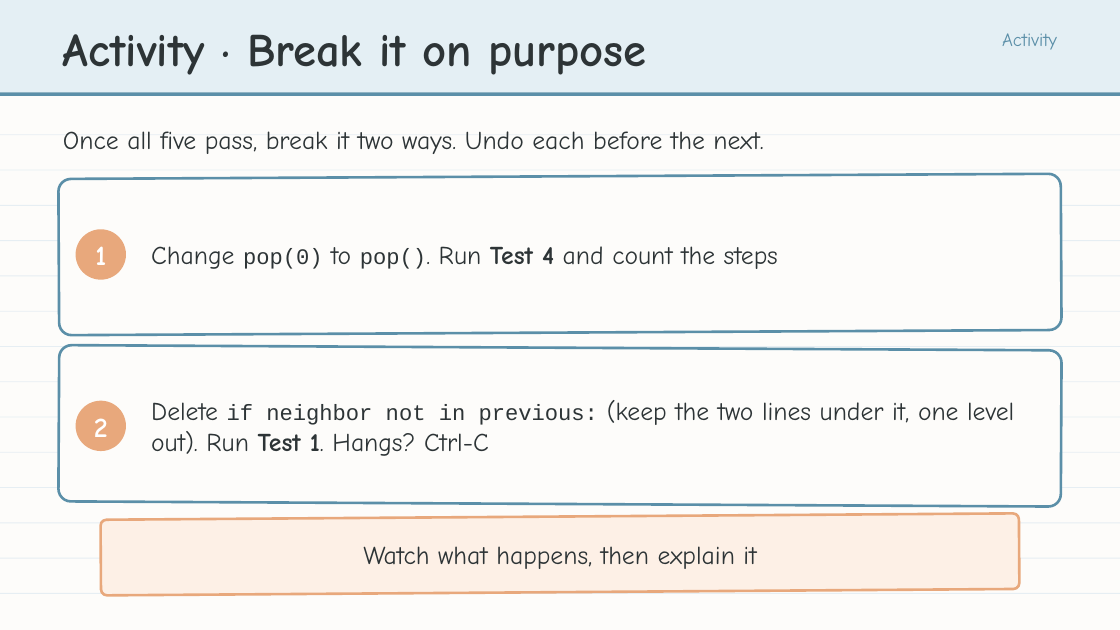
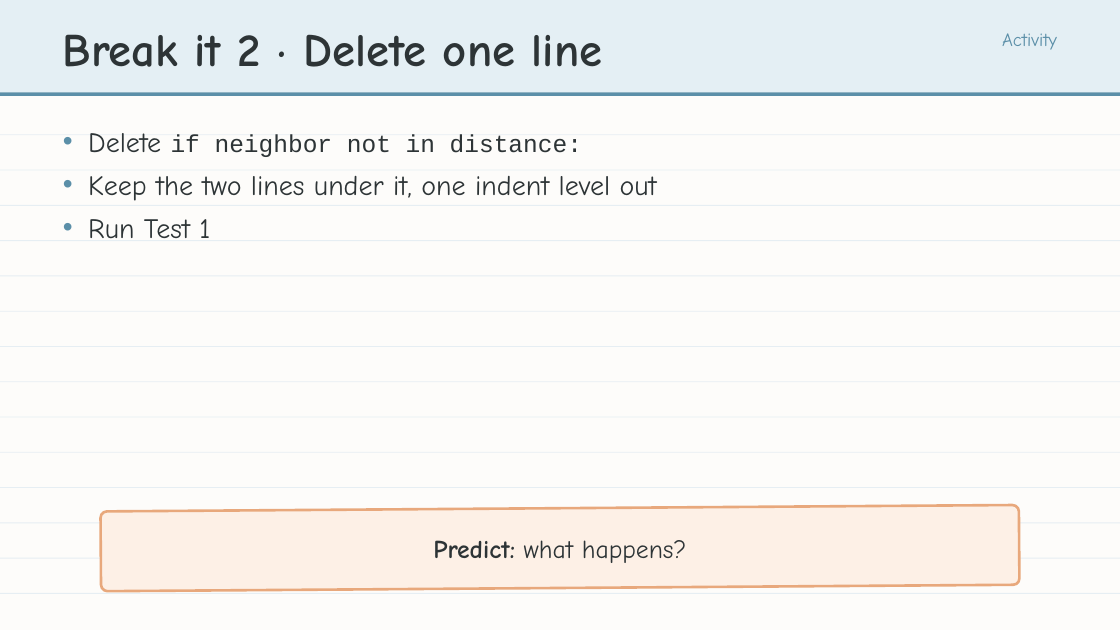
Before and after one commit to bradamiller/LearningPython, a slide deck: slide 24 of static/slides/module-05-pathfinding/module-5-lesson-05-compute-bfs-path.pptx (slide 20 before the commit). Drawn at 1120x630 pixels with LibreOffice and Linux fonts; fonts in the diff are those of the drawing. Boxes give left, top, right and bottom in pixels: in the first picture for what was removed or moved away, otherwise in the second. Text is boxed around its words. In the diff, an @@ line names an element or a change of style, - is before the commit and + after.

```diff
--- a/static/slides/module-05-pathfinding/module-5-lesson-05-compute-bfs-path.pptx
+++ b/static/slides/module-05-pathfinding/module-5-lesson-05-compute-bfs-path.pptx
@@ text at [63,34,603,67]: text changed @@
-Activity · Break it on purpose
+Break it 2 · Delete one line
@@ text "Delete if neighbor not in ..." at [88,133,657,239]: vertical alignment middle to top @@
@@ text removed at [63,131,763,154] @@
-Once all five pass, break it two ways. Undo each before the next.
@@ text at [88,133,657,239]: text changed; size 22 to 24 pt @@
-Delete if neighbor not in previous: (keep the two lines under it, one level out). Run Test 1. Hangs? Ctrl-C
+• Delete if neighbor not in distance:
+• Keep the two lines under it, one indent level out
+• Run Test 1
@@ rounded rectangle removed at [58,174,1062,335] @@
@@ ellipse removed at [76,229,126,280] @@
@@ text removed at [95,246,106,265] @@
-1
@@ text removed at [151,246,778,269] @@
-Change pop(0) to pop(). Run Test 4 and count the steps
@@ rounded rectangle removed at [58,345,1062,507] @@
@@ ellipse removed at [76,401,126,451] @@
@@ text removed at [94,418,108,437] @@
-2
@@ rounded rectangle: place and size @@
-rounded rectangle at [101,514,1019,596]
+rounded rectangle at [101,505,1019,591]
@@ text at [433,540,687,563]: text changed @@
-Watch what happens, then explain it
+Predict: what happens?
```
Also in this commit, not shown: 17 other slides changed, 9 slides added, 8 slides removed, 4 other files.
